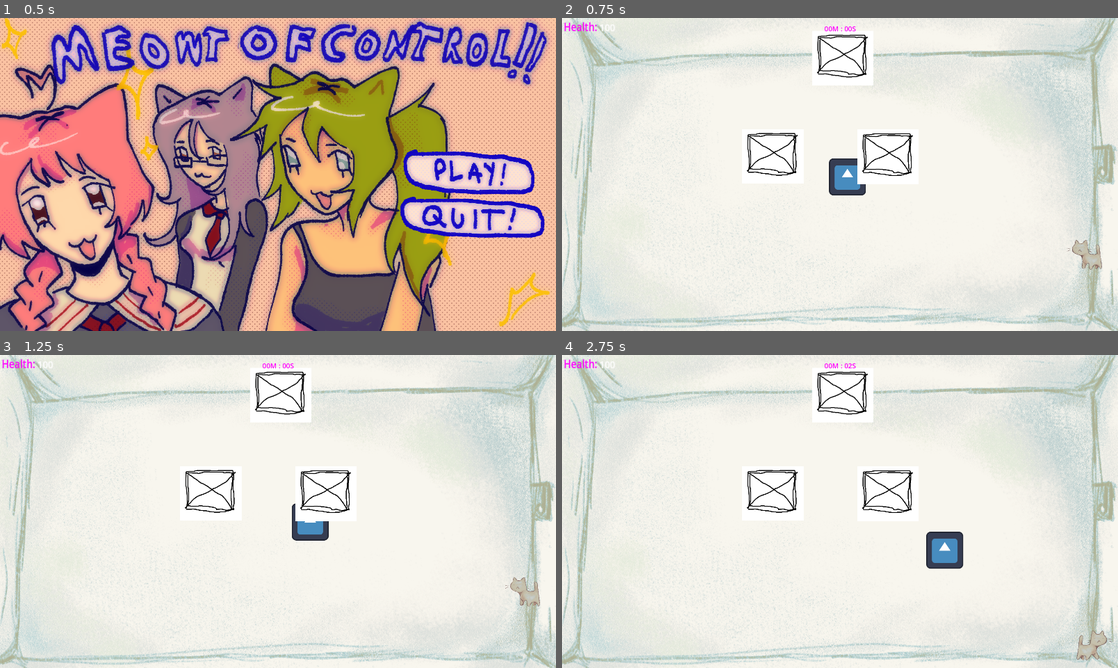
Above: before the commit, frames 1-4 (two rows, left to right).
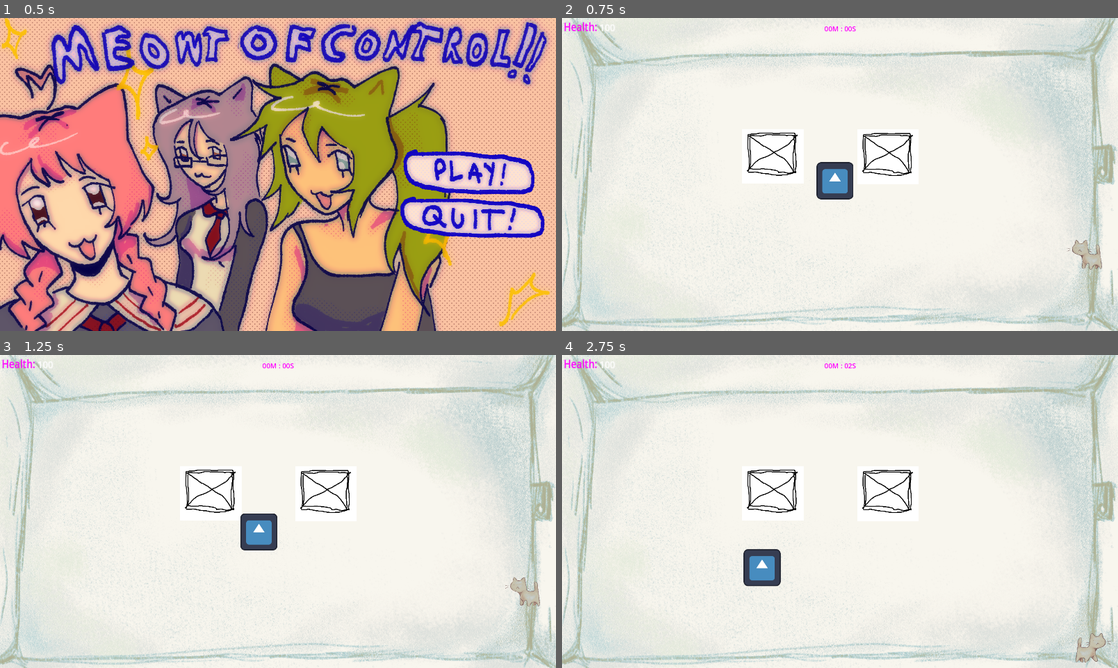
Above: after the commit, the same moments.

Repository: RobertKadak/GameCamp-2024
Game: Godot game, scene res://Menu folder/menu.tscn
The game is run twice, just before and just after one commit, with the same random seed, the same clock (stepped at 60 frames per second) and the same inputs. The engine's default icon, where the game draws it, is replaced by a stand-in: a white triangle on a blue panel in a dark square.
Inputs (mouse positions are in pixels of both pictures, inside the frame that each line leads up to):
- Up to frame 1 (0.5 s): no input
- Up to frame 2 (0.75 s): click "Play" at 0.5 s
- Up to frame 3 (1.25 s): no input
- Up to frame 4 (2.75 s): move the mouse to (962, 495) at 1.27 s; hold D (move_right) 1.28-2.03 s; click (962, 495) at 1.35 s; move the mouse to (728, 527) at 2.02 s; hold S (move_down) from 2.03 s (still down); right-click (728, 527) at 2.1 s

Frame 1 is identical in both runs. In frame 2, 1.8% of the frame differs, in the area x 33-64%, y 5-58%; in frame 3, 2.2%; in frame 4, 2.8%, in the area x 32-99%, y 5-99%.

Commit message:
Nav refactor, obj collision

Diff:
--- a/scenes/levels/level_1.gd
+++ b/scenes/levels/level_1.gd
@@ -13,6 +13,8 @@
 func _ready() -> void:
 	generate_objects(box_region_start, box_region_end, box1)
 	generate_objects(box_region_start2, box_region_end2, box1)
+
+	$NavigationRegion2D.bake_navigation_polygon()
 
 # Called every frame. 'delta' is the elapsed time since the previous frame.
 func _process(delta: float) -> void:
@@ -30,7 +32,7 @@
 
 		var object = object_resource.instantiate()
 		object.position = Vector2(x, y)
-		add_child(object)
+		$NavigationRegion2D.add_child(object)
 
 		# Might add some constriction checks
 		count -= 1
--- a/scenes/levels/level_1.tscn
+++ b/scenes/levels/level_1.tscn
@@ -7,7 +7,6 @@
 [ext_resource type="PackedScene" path="res://scenes/levels/stop_watch.tscn" id="3_hvndn"]
 [ext_resource type="Texture2D" uid="uid://c00224xebfjt7" path="res://assets/fuckass_room.png" id="3_xcyde"]
 [ext_resource type="PackedScene" uid="uid://dcybrwwl41s8p" path="res://scenes/next_level.tscn" id="7_tcj8h"]
-[ext_resource type="PackedScene" path="res://scenes/object.tscn" id="8_xilvg"]
 
 [sub_resource type="NavigationPolygon" id="NavigationPolygon_d840p"]
 vertices = PackedVector2Array(928, 516.75, -934, 516.75, -934, -511.75, 928, -511.75)
@@ -33,8 +32,7 @@
 [node name="Camera2D" type="Camera2D" parent="."]
 
 [node name="NavigationRegion2D" type="NavigationRegion2D" parent="."]
-position = Vector2(-1, -1)
-scale = Vector2(1.00527, 0.993624)
+scale = Vector2(0.999944, 1.00736)
 navigation_polygon = SubResource("NavigationPolygon_d840p")
 
 [node name="walls" type="Node2D" parent="NavigationRegion2D"]
@@ -76,9 +74,6 @@
 [node name="nextLevel" parent="." instance=ExtResource("7_tcj8h")]
 position = Vector2(895, -33)
 
-[node name="Object" parent="." instance=ExtResource("8_xilvg")]
-position = Vector2(10, -401)
-
 [node name="BoxStart" type="Node2D" parent="."]
 position = Vector2(-670, -248)
 
--- a/scenes/object.tscn
+++ b/scenes/object.tscn
@@ -1,9 +1,12 @@
-[gd_scene load_steps=3 format=3 uid="uid://d1a3v0dotogeo"]
+[gd_scene load_steps=4 format=3 uid="uid://dqtai50geobvi"]
 
 [ext_resource type="Texture2D" uid="uid://c8hy7mgxpn7cc" path="res://assets/box.png" id="1_govr5"]
 
 [sub_resource type="RectangleShape2D" id="RectangleShape2D_nje4h"]
 size = Vector2(212, 188)
+
+[sub_resource type="RectangleShape2D" id="RectangleShape2D_0fr7m"]
+size = Vector2(20.5801, 9.4)
 
 [node name="Object" type="Node2D"]
 
@@ -14,3 +17,10 @@
 
 [node name="CollisionShape2D" type="CollisionShape2D" parent="Area2D"]
 shape = SubResource("RectangleShape2D_nje4h")
+
+[node name="StaticBody2D" type="StaticBody2D" parent="."]
+
+[node name="CollisionShape2D" type="CollisionShape2D" parent="StaticBody2D"]
+position = Vector2(0, 3.8147e-06)
+scale = Vector2(10.3012, 20)
+shape = SubResource("RectangleShape2D_0fr7m")
Not shown: 1 places in scenes/levels/level_1.tscn that only renumber resources
